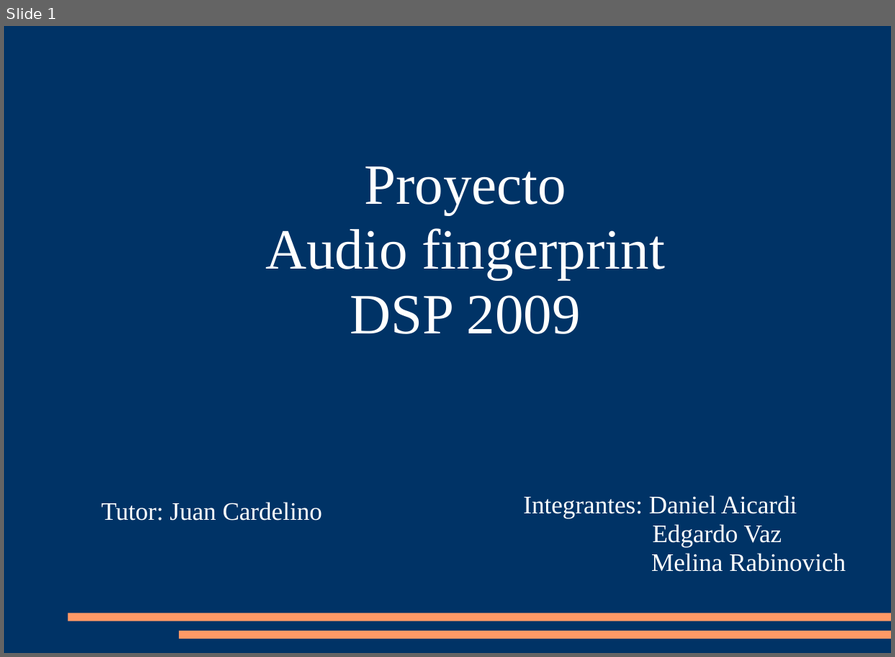
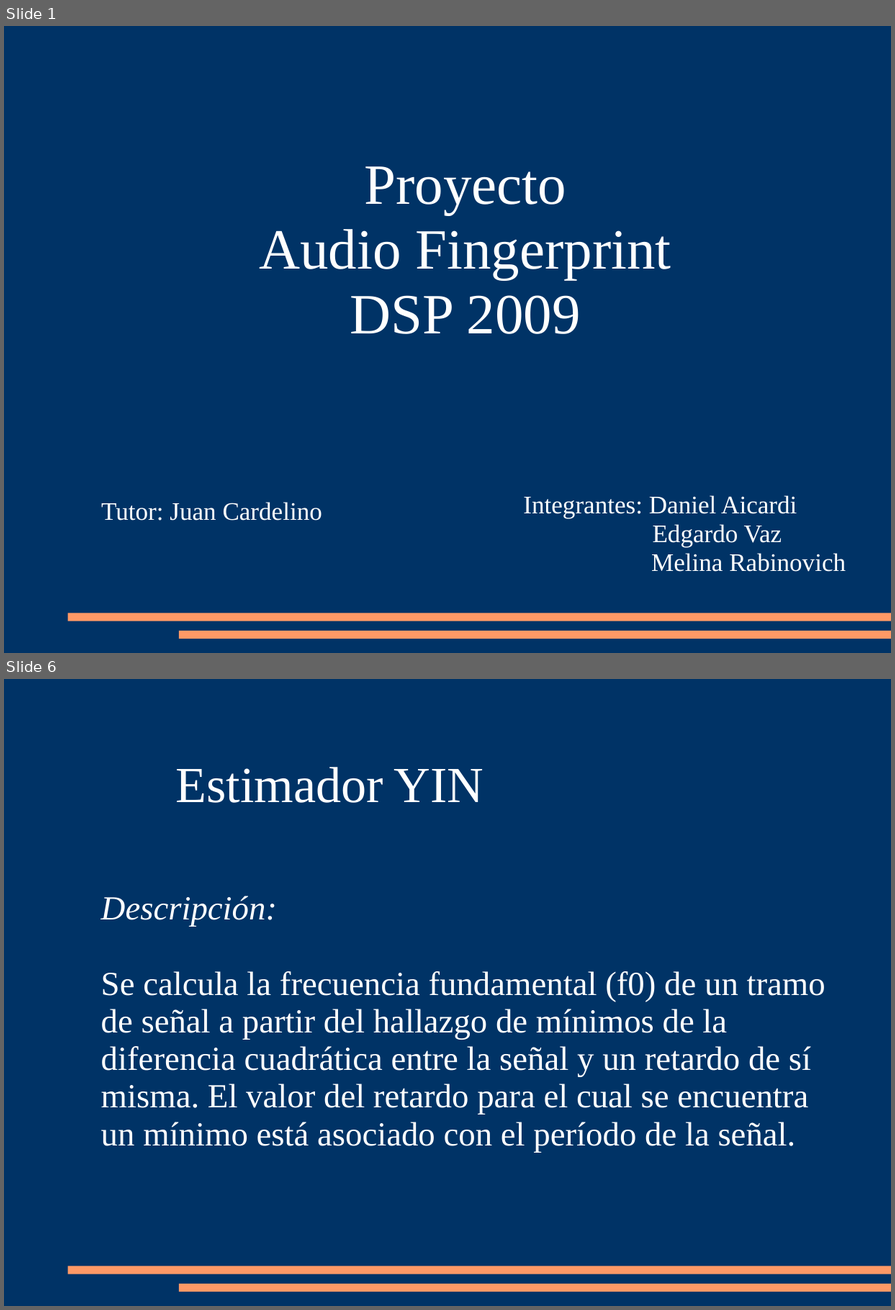
Before and after one commit to mrabinovichm/audio-fingerprint, a slide deck: Presentacion.ppt. Shown one above the other, each under a label of ours: slide 1 before the commit, slides 1 and 6 after it; the slides between them are not shown. The pictures are 895x657 and 895x1310 pixels, drawn with LibreOffice and Linux fonts; fonts in the diff are those of the drawing. Boxes give left, top, right and bottom in pixels: in the first picture for what was removed or moved away, otherwise in the second. Text is boxed around its words. In the diff, an @@ line names an element or a change of style, - is before the commit and + after.

Commit message:
Presentacion.ppt, falta sólo el visto bueno del tutor para la presentación del proyecto.

```diff
--- a/Presentacion.ppt
+++ b/Presentacion.ppt
@@ slide 6 added at (4, 679, 891, 1306), background #003366; not listed: 2 template elements that a slide beside it also shows @@
@@ text added at (175, 767, 484, 803), 48 pt, text #FFFFFF @@
+Estimador YIN
@@ text added at (101, 896, 826, 1153), 32 pt, text #FFFFFF @@
+Descripción:
+Se calcula la frecuencia fundamental (f0) de un tramo de señal a partir del hallazgo de mínimos de la diferencia cuadrática entre la señal y un retardo de sí misma. El valor del retardo para el cual se encuentra un mínimo está asociado con el período de la señal.
@@ slide 1 changed as well @@
@@ text at (259, 229, 671, 279): text changed @@
-Audio fingerprint
+Audio Fingerprint
```
Also in this commit, not shown: 5 other slides added, 2 other files.
